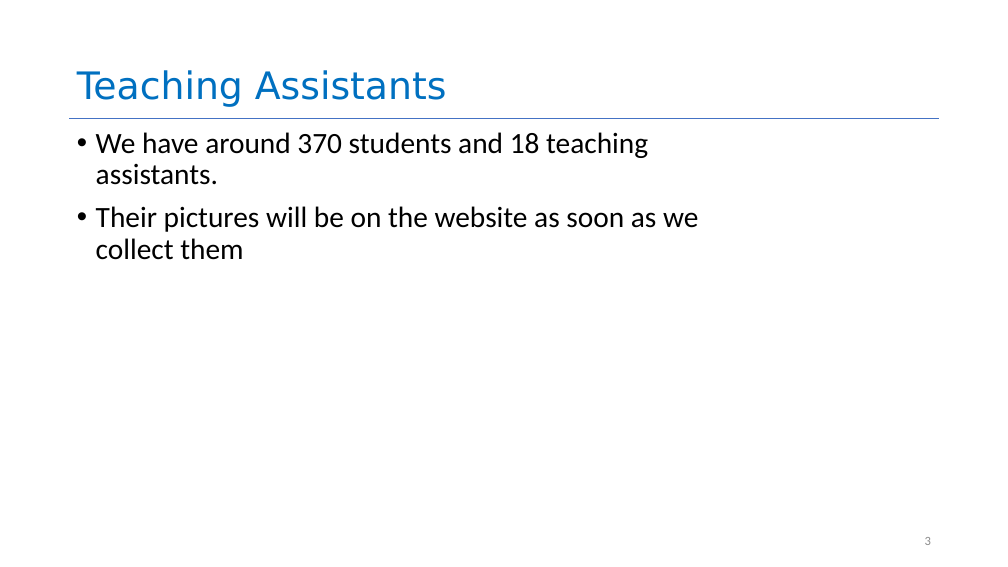
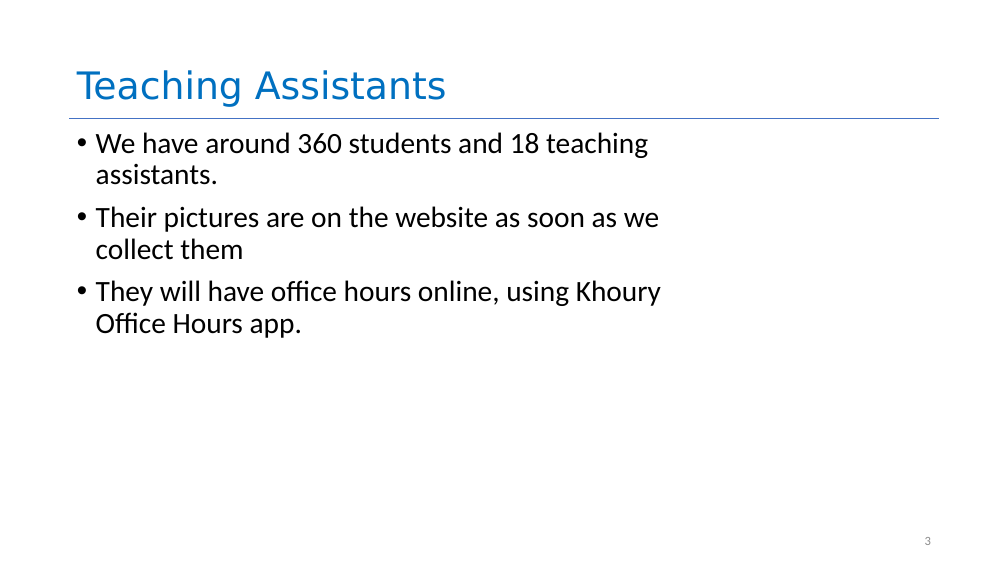
Before and after one commit to neu-se/CS4530-Spring-2022, a slide deck: slide 3 of Slides/Lesson 1.1 Course Introduction.pptx. Drawn at 1008x567 pixels with LibreOffice and Linux fonts; fonts in the diff are those of the drawing. Boxes give left, top, right and bottom in pixels: in the first picture for what was removed or moved away, otherwise in the second. Text is boxed around its words. In the diff, an @@ line names an element or a change of style, - is before the commit and + after.

Commit message:
tweaked Lesson 1.1

```diff
--- a/Slides/Lesson 1.1 Course Introduction.pptx
+++ b/Slides/Lesson 1.1 Course Introduction.pptx
@@ text at (96,132,661,338): text changed @@
-• We have around 370 students and 18 teaching assistants.
-• Their pictures will be on the website as soon as we collect them
+• We have around 360 students and 18 teaching assistants.
+• Their pictures are on the website as soon as we collect them
+• They will have office hours online, using Khoury Office Hours app.
```
